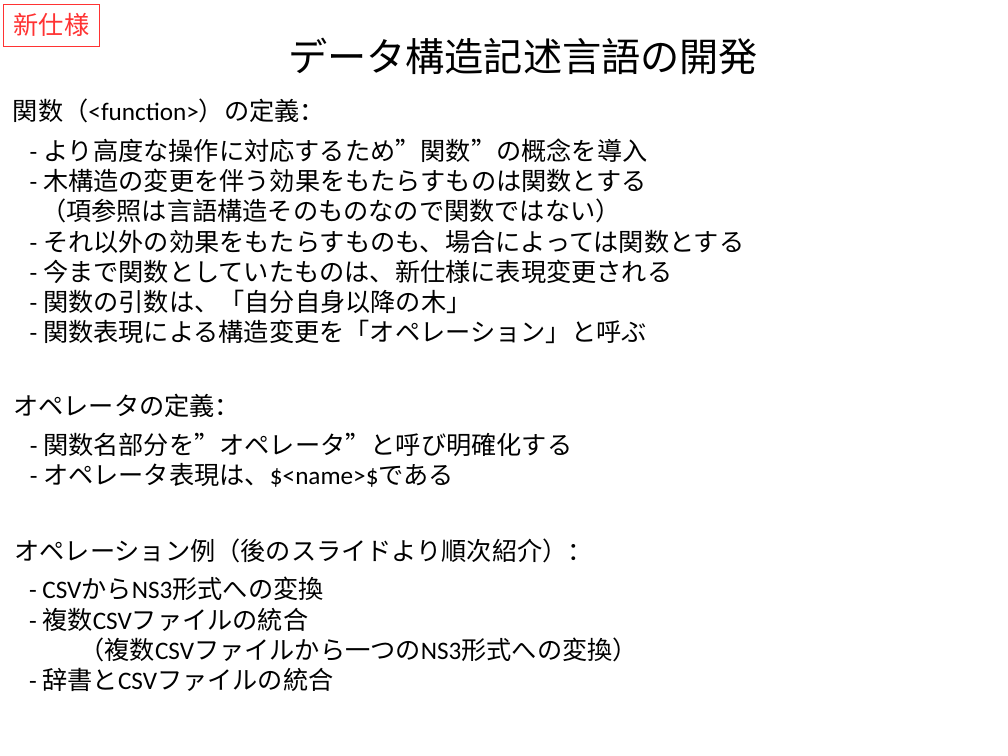
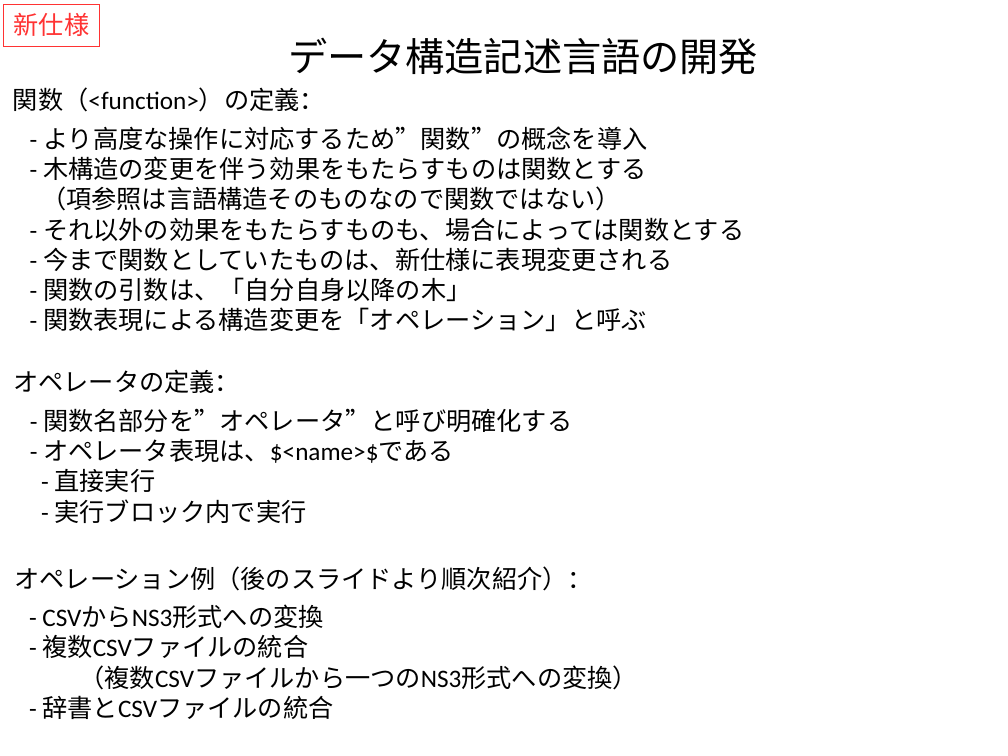
Before and after one commit to kouamano/RECURSIVE-SYSTEM, a slide deck: slide 5 of Document/tq_op_example.pptx. Drawn at 1008x756 pixels with LibreOffice and Linux fonts; fonts in the diff are those of the drawing. Boxes give left, top, right and bottom in pixels: in the first picture for what was removed or moved away, otherwise in the second. Text is boxed around its words. In the diff, an @@ line names an element or a change of style, - is before the commit and + after.

```diff
--- a/Document/tq_op_example.pptx
+++ b/Document/tq_op_example.pptx
@@ text "関数（<function>）の定義：": place and size @@
-text "関数（<function>）の定義：" at [13,98,325,123]
+text "関数（<function>）の定義：" at [13,87,325,112]
@@ text "- より高度な操作に対応するため”関数”の概念を導入": place and size @@
-text "- より高度な操作に対応するため”関数”の概念を導入" at [41,138,744,344]
+text "- より高度な操作に対応するため”関数”の概念を導入" at [41,126,744,332]
@@ text "オペレータの定義：": place and size @@
-text "オペレータの定義：" at [13,393,240,417]
+text "オペレータの定義：" at [13,369,240,393]
@@ text "- 関数名部分を”オペレータ”と呼び明確化する": place and size @@
-text "- 関数名部分を”オペレータ”と呼び明確化する" at [43,432,572,487]
+text "- 関数名部分を”オペレータ”と呼び明確化する" at [43,408,572,523]
@@ text at [55,469,307,523]: paragraphs added @@
+- 直接実行
+- 実行ブロック内で実行
@@ text "オペレーション例（後のスライドより順次紹介）：": place and size @@
-text "オペレーション例（後のスライドより順次紹介）：" at [14,538,593,563]
+text "オペレーション例（後のスライドより順次紹介）：" at [14,566,593,591]
@@ text "- CSVからNS3形式への変換": place and size @@
-text "- CSVからNS3形式への変換" at [42,578,638,691]
+text "- CSVからNS3形式への変換" at [42,606,638,719]
```
Also in this commit, not shown: 1 other file.
